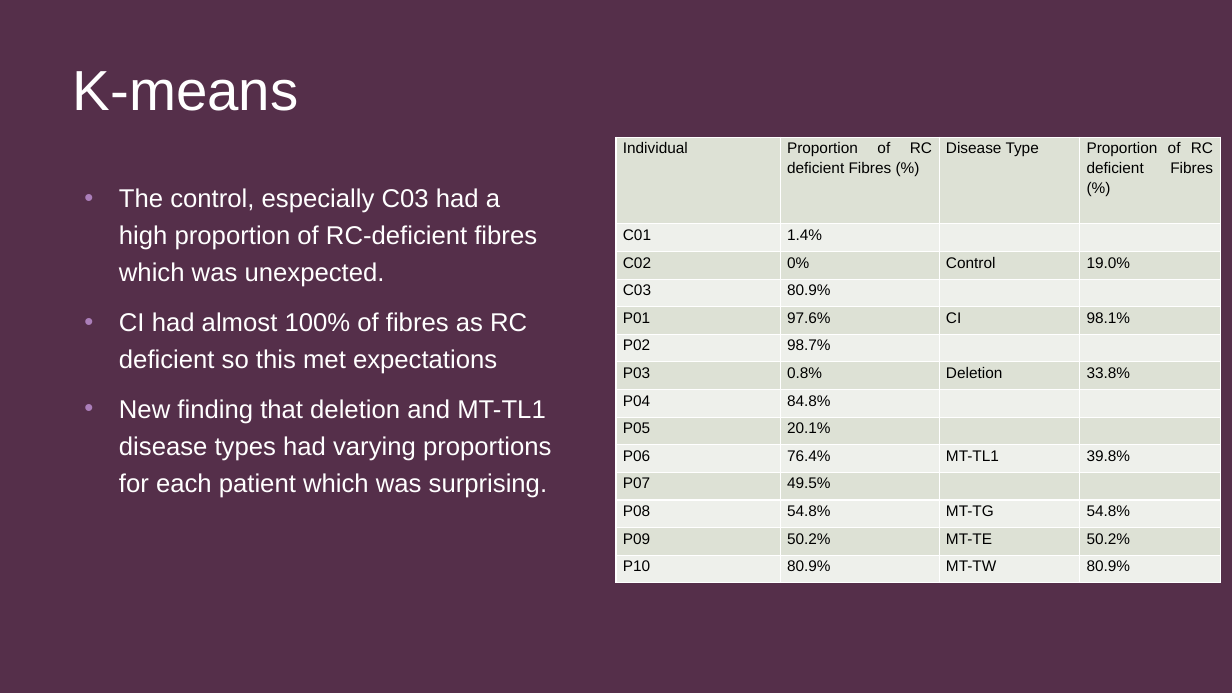
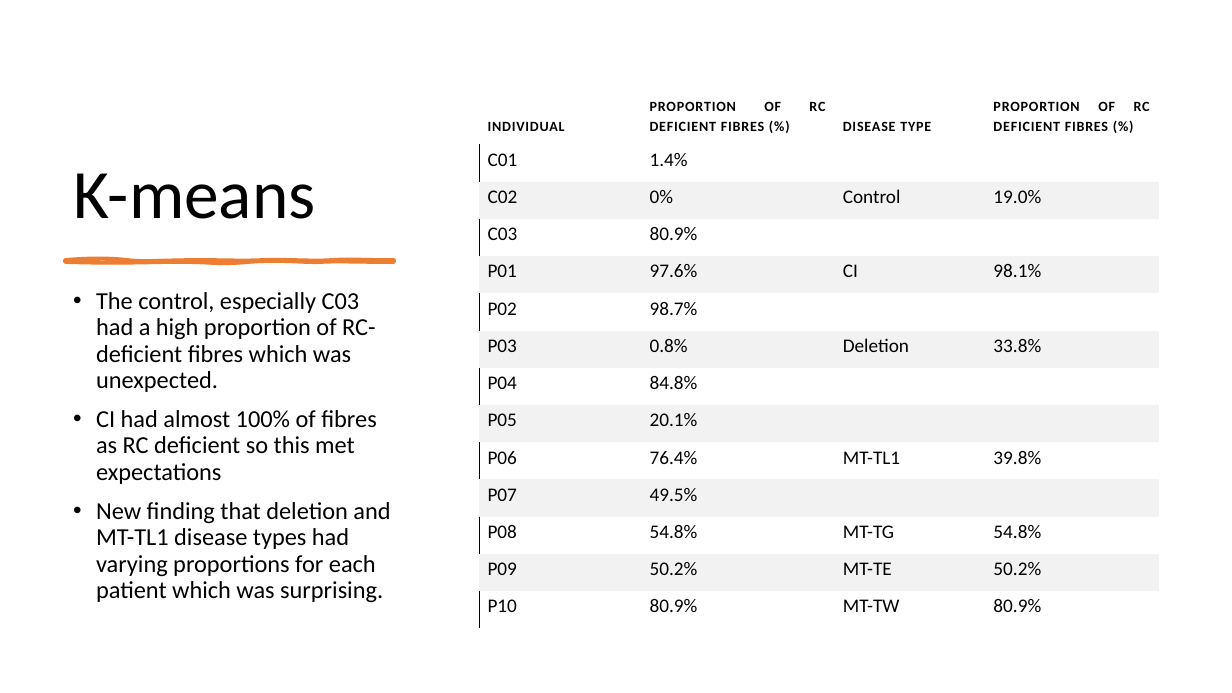
Before and after one commit to FNgongo/Classification_of_fibres_from_the_mitochondrial_disease_dataset_using_clustering_techniques, a slide deck: slide 6 of Dissertation27:Aug/Presentation Diss.pptx. Drawn at 1232x693 pixels with LibreOffice and Linux fonts; fonts in the diff are those of the drawing. Boxes give left, top, right and bottom in pixels: in the first picture for what was removed or moved away, otherwise in the second. Text is boxed around its words. In the diff, an @@ line names an element or a change of style, - is before the commit and + after.

```diff
--- a/Dissertation27:Aug/Presentation Diss.pptx
+++ b/Dissertation27:Aug/Presentation Diss.pptx
@@ background #3B2134 to #FFFFFF @@
@@ rectangle removed at [0, 0, 1232, 693] @@
@@ title "K-means": place and size @@
-title "K-means" at [73, 71, 299, 111]
+title "K-means" at [73, 173, 315, 219]
@@ title "K-means" at [73, 173, 315, 219]: size 44 to 54 pt, font Arial to Calibri, text colour #FFFFFF to #000000; line spacing 0.88 to 0.9; vertical alignment top to bottom @@
@@ table at [480, 65, 1159, 628] @@
-row 1: Individual | Proportion of RC deficient Fibres (%) | Disease Type | Proportion of RC deficient Fibres (%)
+row 1: INDIVIDUAL | PROPORTION OF RC DEFICIENT FIBRES (%) | DISEASE TYPE | PROPORTION OF RC DEFICIENT FIBRES (%)
@@ fill #DDE1D5 to none in row 1 @@
@@ fill #EFF1EB to none in 20 cells @@
@@ fill #DDE1D5 to #F2F2F2 in 24 cells @@
@@ size 12 to 15 pt, font Arial to Calibri in "C01", "1.4%", "C02", "0%" and 36 more places @@
@@ borders changed @@
@@ table: place and size @@
-table at [616, 137, 1221, 582]
+table at [480, 65, 1159, 628]
@@ freeform shape added at [65, 260, 394, 262], fill #ED7D31, outline #ED7D31 3 pt @@
@@ text "The control, especially C03 had ...": place and size @@
-text "The control, especially C03 had ..." at [119, 142, 932, 498]
+text "The control, especially C03 had ..." at [96, 292, 390, 603]
@@ text "The control, especially C03 had ..." at [96, 292, 390, 603]: size 20 to 19 pt, font Arial to Calibri, text colour #FFFFFF to #000000; indent changed; line spacing 1.2 to 0.9 @@
```
Also in this commit, not shown: 7 other slides changed, 1 slide added, 1 other file.
